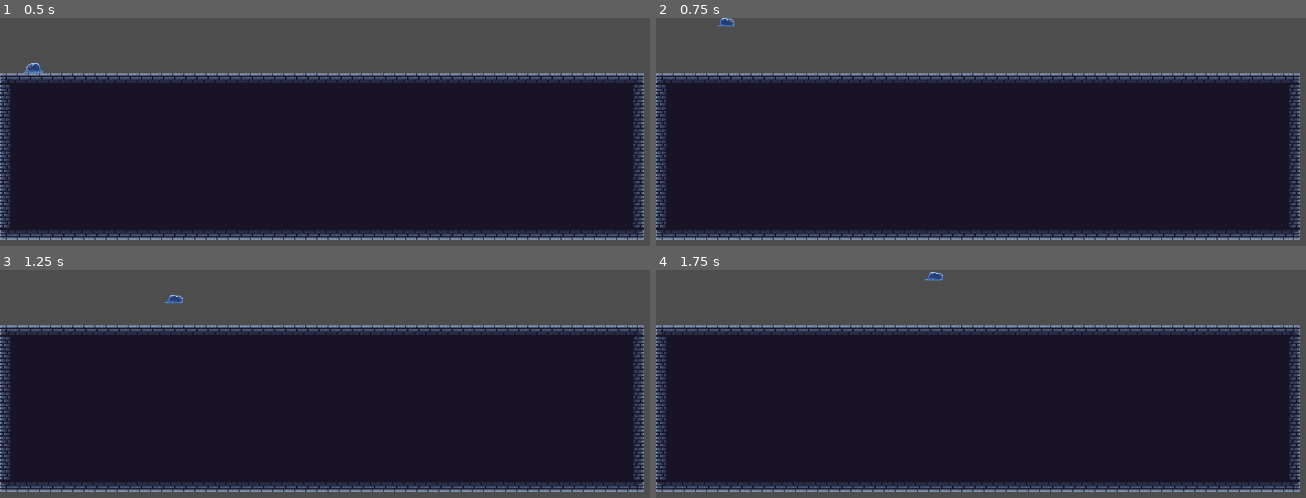
Above: before the commit, frames 1-4 (two rows, left to right).
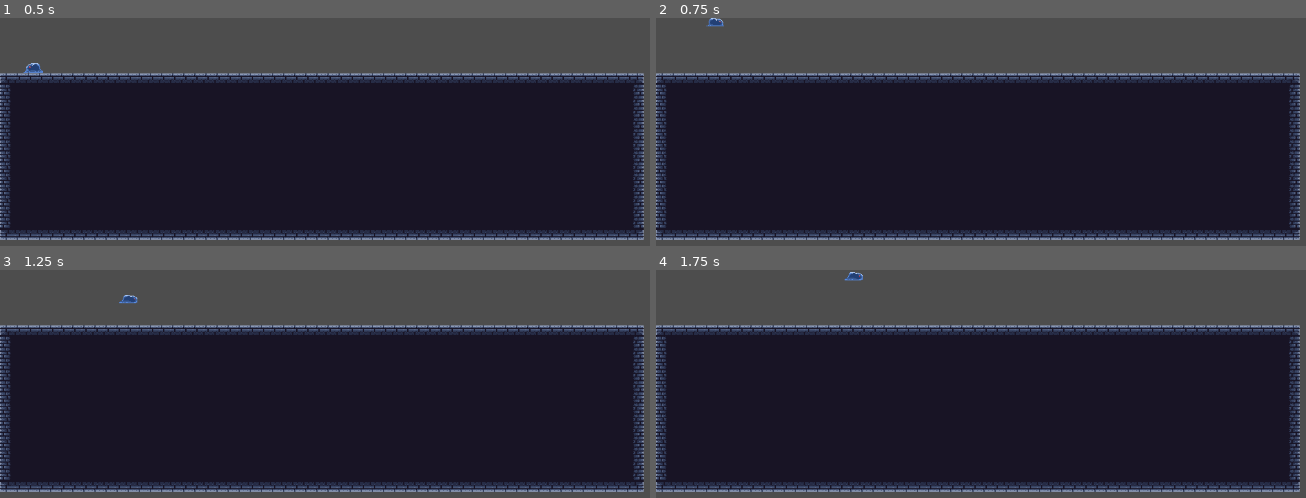
Above: after the commit, the same moments.

Repository: sirBruh/Main-Game
Game: Godot game, scene res://Scenes/world.tscn
The game is run twice, just before and just after one commit, with the same random seed, the same clock (stepped at 60 frames per second) and the same inputs. The project has no main scene, so this scene is started directly.
Inputs:
- Up to frame 1 (0.5 s): no input
- Up to frame 2 (0.75 s): tap Enter (ui_accept) at 0.5 s; hold Right (ui_right) from 0.53 s (still down)
- Up to frame 3 (1.25 s): keep holding Right (ui_right); tap Enter (ui_accept) at 0.77 s
- Up to frame 4 (1.75 s): keep holding Right (ui_right); tap Enter (ui_accept) at 1.52 s

Frame 1 is identical in both runs. In frame 2, 0.1% of the frame differs, in the area x 7-13%, y 0-4%; in frame 3, 0.2%; in frame 4, 0.2%, in the area x 28-45%, y 0-5%.

Commit message:
Importing Jump Animation

Diff:
--- a/Scenes/Player.gd
+++ b/Scenes/Player.gd
@@ -2,7 +2,7 @@
 
 
 @export var speed = 30
-@export var max_speed = 300
+@export var max_speed = 200
 @export var friction = 10
 @export var jump_velocity = -400
 
Binary file added: Sprites/Slime/Individual Sprites/slime-jump-0.png
Not shown, added: Sprites/Slime/Individual Sprites/slime-jump-0.png.import
Binary file added: Sprites/Slime/Individual Sprites/slime-jump-2.png
Not shown, added: Sprites/Slime/Individual Sprites/slime-jump-2.png.import
Binary file added: Sprites/Slime/Individual Sprites/slime-jump-3.png
Not shown, added: Sprites/Slime/Individual Sprites/slime-jump-3.png.import
Binary file added: Sprites/Slime/Individual Sprites/slime-jump-4.png
Not shown, added: Sprites/Slime/Individual Sprites/slime-jump-4.png.import
